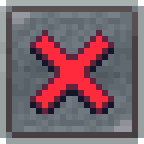
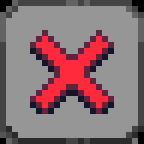
Layers edited between the first and the second 144 × 144 image:
painted on "Background" over <box>0,0,144,144</box>
